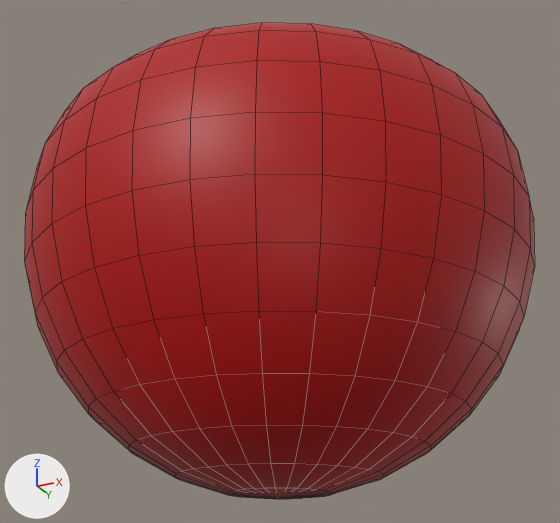
One commit to the FBX model Assets/Art/Models/apple.fbx: the scene before it, then after it.
Rendered twice from a 50 mm lens placed at (0.324, -0.648, -0.309), pointed at (-0.002, 0.006, -0.014). The axes (+X, +Y, +Z) are drawn at lower left. The lights are the same throughout. Mesh edges are drawn as thin lines.

The first picture shows 'apple'.
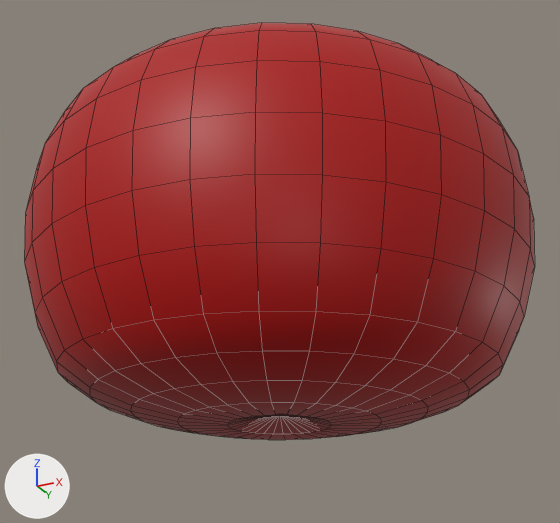
The change, as a list of edits to the scene's bpy script:
```text
Change me_sphere:
    where me_sphere.from_pydata(...)  # 577 vertices, 577 faces; spans x -0.246..0.246, y -0.246..0.246, z -0.246..0.25
    used by ob_apple; location = (0.0, 0.0, 0.0)
    me_sphere part 1: all 32 vertices in x -0.174..0.174, y -0.174..0.174, z -0.174 are moved by (0.0, 0.0, 0.017)
    me_sphere part 2: all 32 vertices in x -0.137..0.137, y -0.137..0.137, z -0.205 are moved by (0.0, 0.0, 0.034)
    me_sphere part 3: all 32 vertices in x -0.094..0.094, y -0.094..0.094, z -0.227 are moved by (0.0, 0.0, 0.049)
    me_sphere part 4: all 32 vertices in x -0.048..0.048, y -0.048..0.048, z -0.241 are moved by (0.0, 0.0, 0.061)
    me_sphere part 5: the 1 vertex in x 0.0, y 0.0, z -0.246 is moved by (0.0, 0.0, 0.076)
```

Where the change shows, as pixel boxes [x1, y1, x2, y2] in the pictures (560 x 523 px; the box of a moved part takes in the faces that stretch with it):
'apple', reshaped (12% shorter)
    before: [24, 23, 535, 499]
    after: [24, 23, 535, 440]
part 1 of me_sphere, moved or reshaped
    before: [56, 311, 503, 415]
    after: [56, 311, 503, 403]
part 2 of me_sphere, moved or reshaped
    before: [88, 374, 472, 450]
    after: [90, 351, 470, 422]
part 3 of me_sphere, moved or reshaped
    before: [128, 425, 431, 479]
    after: [130, 381, 428, 436]
part 4 of me_sphere, moved or reshaped
    before: [175, 464, 384, 494]
    after: [177, 403, 382, 440]
part 5 of me_sphere, moved or reshaped
    before: [226, 488, 333, 499]
    after: [228, 415, 331, 434]
